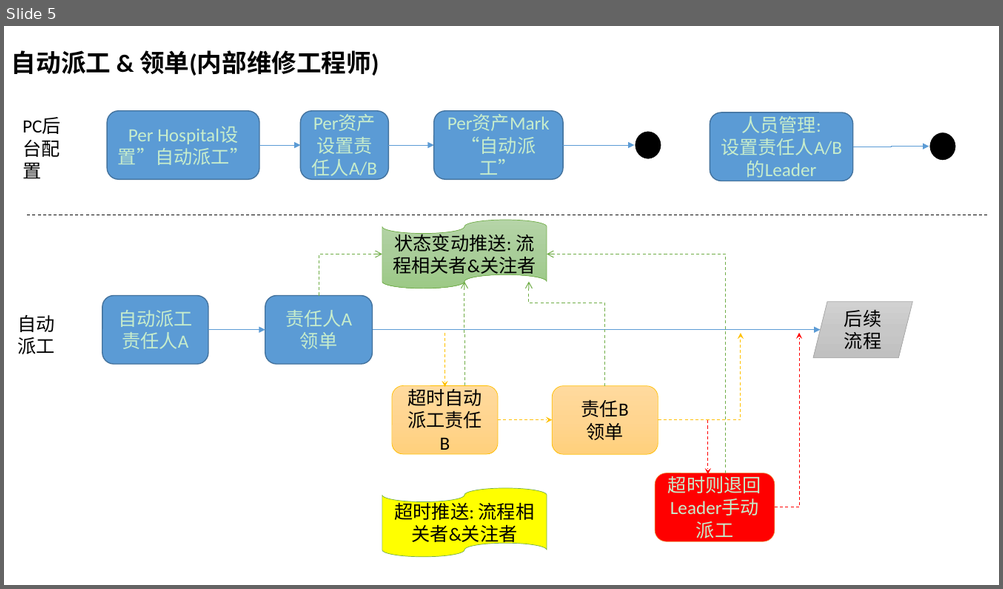
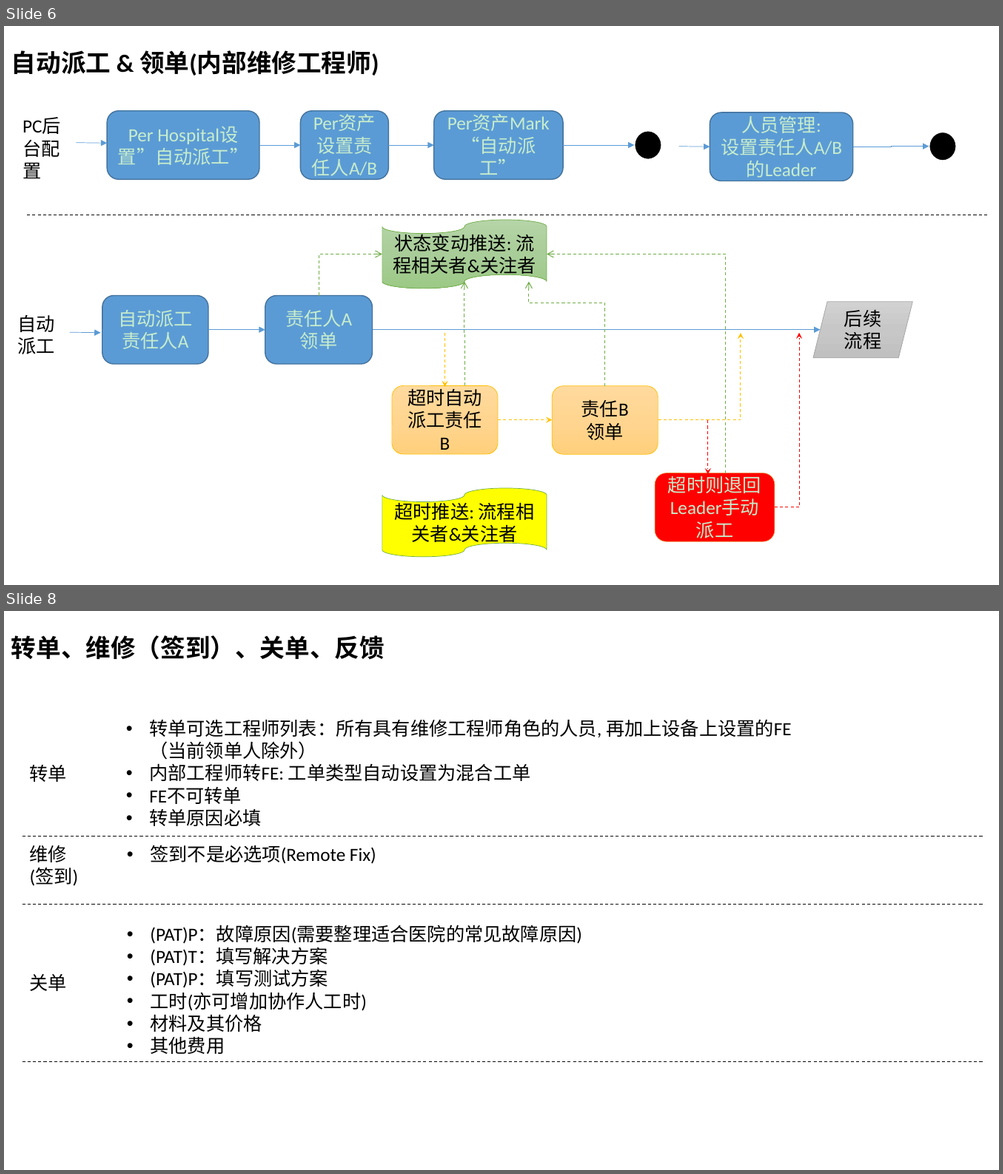
Before and after one commit to devhotmail/APMHome, a slide deck: Document/APM_bizflow.pptx. Shown one above the other, each under a label of ours: slide 5 before the commit, slides 6 and 8 after it; the slides between them are not shown. The pictures are 1003x589 and 1003x1174 pixels, drawn with LibreOffice and Linux fonts; fonts in the diff are those of the drawing. Boxes give left, top, right and bottom in pixels: in the first picture for what was removed or moved away, otherwise in the second. Text is boxed around its words. In the diff, an @@ line names an element or a change of style, - is before the commit and + after.

```diff
--- a/Document/APM_bizflow.pptx
+++ b/Document/APM_bizflow.pptx
@@ slide 8 added at (4, 611, 999, 1170), background #C7EDCC @@
@@ text added at (11, 635, 384, 660), 24 pt, text #000000, bold @@
+转单、维修（签到）、关单、反馈
@@ text added at (149, 719, 791, 826), 18 pt, text #000000 @@
+• 转单可选工程师列表：所有具有维修工程师角色的人员, 再加上设备上设置的FE（当前领单人除外）
+• 内部工程师转FE: 工单类型自动设置为混合工单
+• FE不可转单
+• 转单原因必填
@@ text added at (30, 765, 67, 782), 18 pt, text #000000 @@
+转单
@@ line added from (22, 836) to (984, 836), #000000 0.75 pt dashed @@
@@ text added at (30, 846, 79, 886), 18 pt, text #000000 @@
+维修
+(签到)
@@ text added at (150, 846, 376, 864), 18 pt, text #000000 @@
+• 签到不是必选项(Remote Fix)
@@ line added from (22, 904) to (984, 904), #000000 0.75 pt dashed @@
@@ text added at (150, 925, 582, 1054), 18 pt, text #000000 @@
+• (PAT)P：故障原因(需要整理适合医院的常见故障原因)
+• (PAT)T：填写解决方案
+• (PAT)P：填写测试方案
+• 工时(亦可增加协作人工时)
+• 材料及其价格
+• 其他费用
@@ text added at (30, 974, 67, 991), 18 pt, text #000000 @@
+关单
@@ line added from (22, 1062) to (984, 1062), #000000 0.75 pt dashed @@
@@ what was slide 5 is now slide 6 @@
@@ slide 6 changed as well @@
@@ arrow added from (77, 142) to (107, 143), #5B9BD5 0.5 pt @@
@@ arrow added from (678, 146) to (710, 147), #5B9BD5 0.5 pt @@
@@ arrow added from (70, 332) to (101, 332), #5B9BD5 0.5 pt @@
```
Also in this commit, not shown: 4 other slides changed, 4 other slides added, 1 other file.
